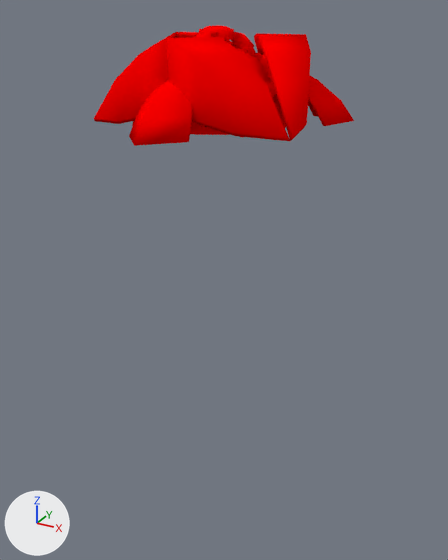
A saved change to the Blender file artwork/blend_files/beacons.blend.
Before and after are seen from a 50 mm camera at (0.952, -1.686, 0.318) aimed at (0.03, -0.01, -0.52). The lights are fixed; the arrows at lower left show +X, +Y and +Z.

Names of what the first picture shows: 'beacondisp'.
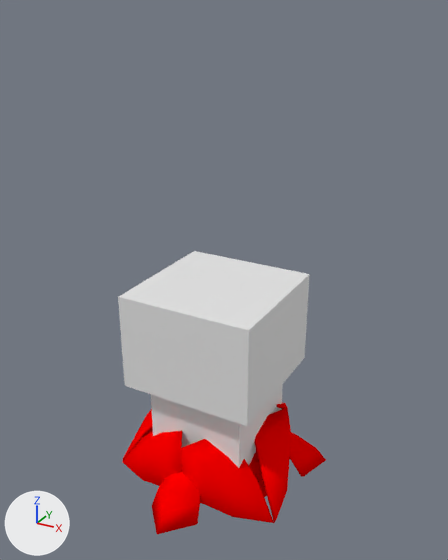
What differs and where, as boxes [x1, y1, x2, y2] in the pictures (448 x 560 px):
'beacondisp', moved: before [94, 26, 354, 146]; after [122, 403, 326, 534]
'b_spawn_pos', shown: after [118, 251, 310, 426]
'dispenser', shown: after [151, 384, 283, 468]

What the commit changed:
Object 'beacondisp' (ob_beacondisp) moves from (0.002, 0.031, 0.122) to (0.002, 0.031, -1.178).
Object 'dispenser' (ob_dispenser) is now shown.
Object 'dispenser' (ob_dispenser) moves from (0.003, 0.002, 0.208) to (0.003, 0.002, -1.092).
Object 'b_spawn_pos' (ob_b_spawn_pos) is now shown.
Object 'b_spawn_pos' (ob_b_spawn_pos) moves from (0.0, 0.0, 0.58) to (0.0, 0.0, -0.72).
